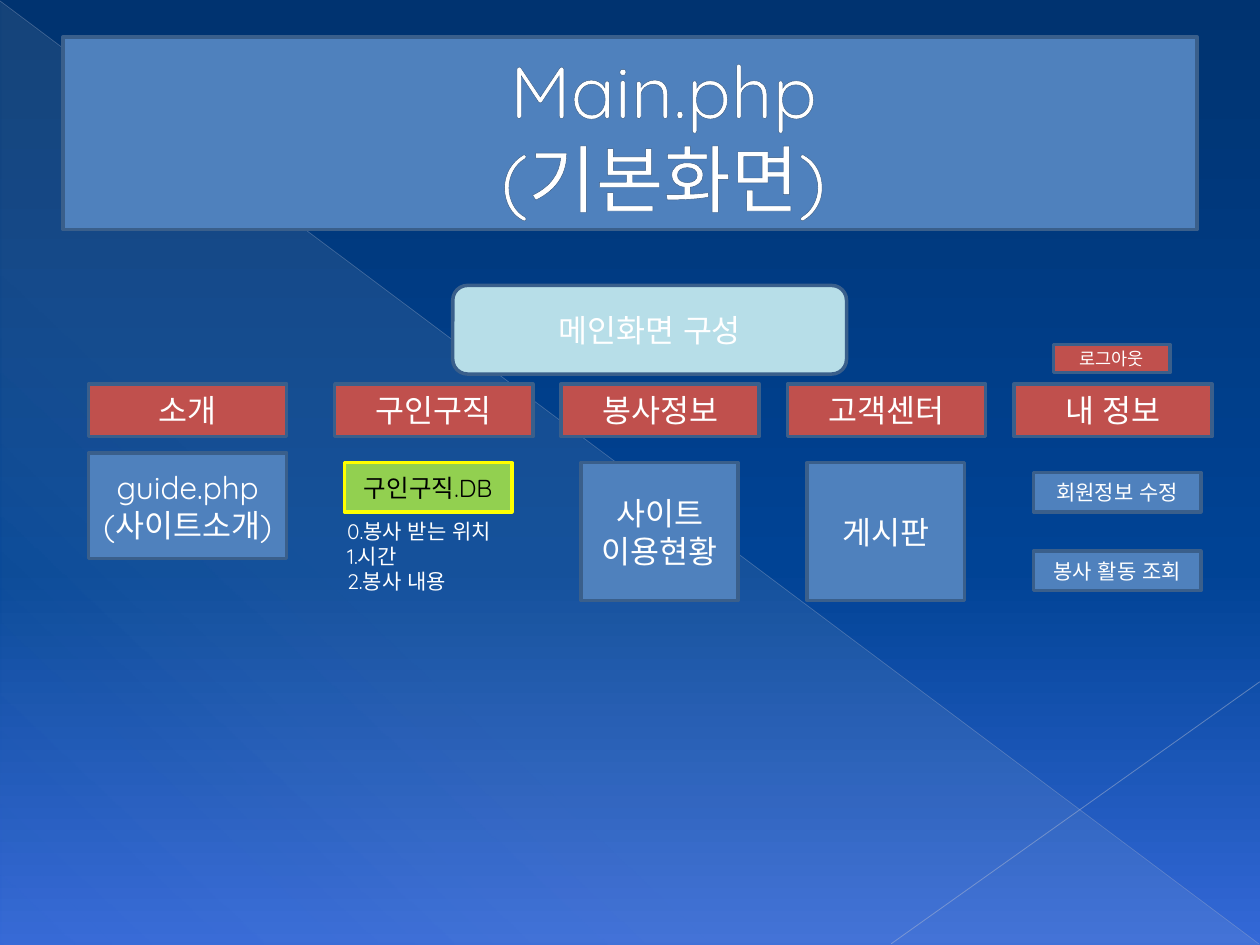
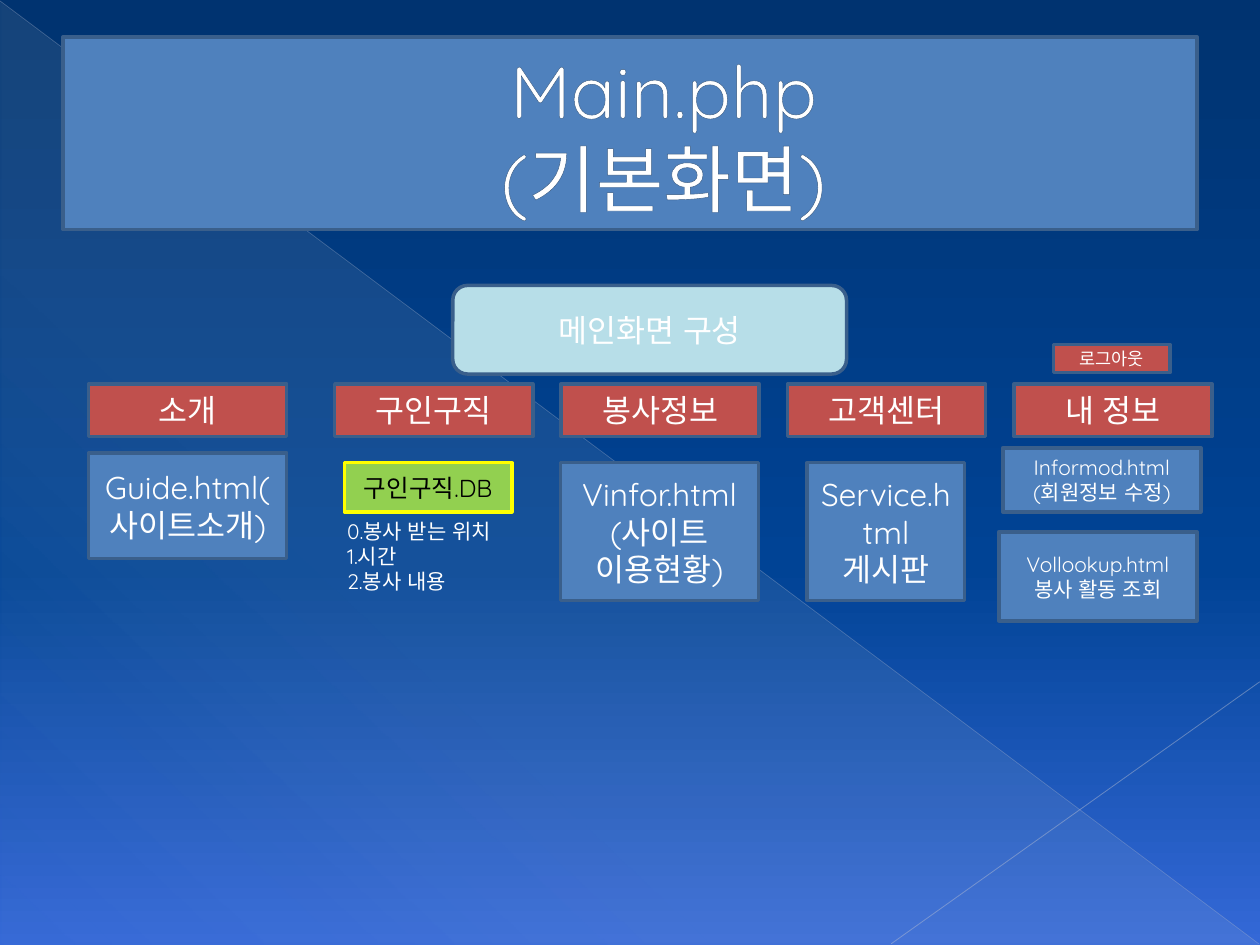
Before and after one commit to HighWoo/HelpingProject-php-mysql, a slide deck: slide 2 of 헬핑프로그램구조.pptx. Drawn at 1260x945 pixels with LibreOffice and Linux fonts; fonts in the diff are those of the drawing. Boxes give left, top, right and bottom in pixels: in the first picture for what was removed or moved away, otherwise in the second. Text is boxed around its words. In the diff, an @@ line names an element or a change of style, - is before the commit and + after.

```diff
--- a/헬핑프로그램구조.pptx
+++ b/헬핑프로그램구조.pptx
@@ rectangle "Informod.html" resized from (x1=1033, y1=472, x2=1201, y2=512) to (x1=1003, y1=447, x2=1201, y2=512) @@
@@ text in rectangle at (x1=105, y1=475, x2=270, y2=543): text changed @@
-guide.php
-(사이트소개)
+Guide.html(사이트소개)
@@ rectangle "Vinfor.html" resized from (x1=581, y1=462, x2=738, y2=600) to (x1=561, y1=462, x2=759, y2=600) @@
@@ text in rectangle at (x1=1033, y1=459, x2=1171, y2=504): text changed @@
-회원정보 수정
+Informod.html
+(회원정보 수정)
@@ text in rectangle at (x1=582, y1=482, x2=737, y2=587): text changed @@
-사이트 이용현황
+Vinfor.html
+(사이트 이용현황)
@@ text in rectangle at (x1=821, y1=483, x2=951, y2=507): paragraph added @@
+Service.html
@@ rectangle "Vollookup.html" resized from (x1=1033, y1=552, x2=1201, y2=591) to (x1=999, y1=532, x2=1197, y2=621) @@
@@ text in rectangle at (x1=1026, y1=556, x2=1169, y2=576): paragraph added @@
+Vollookup.html
```
Also in this commit, not shown: 2 other slides changed.
